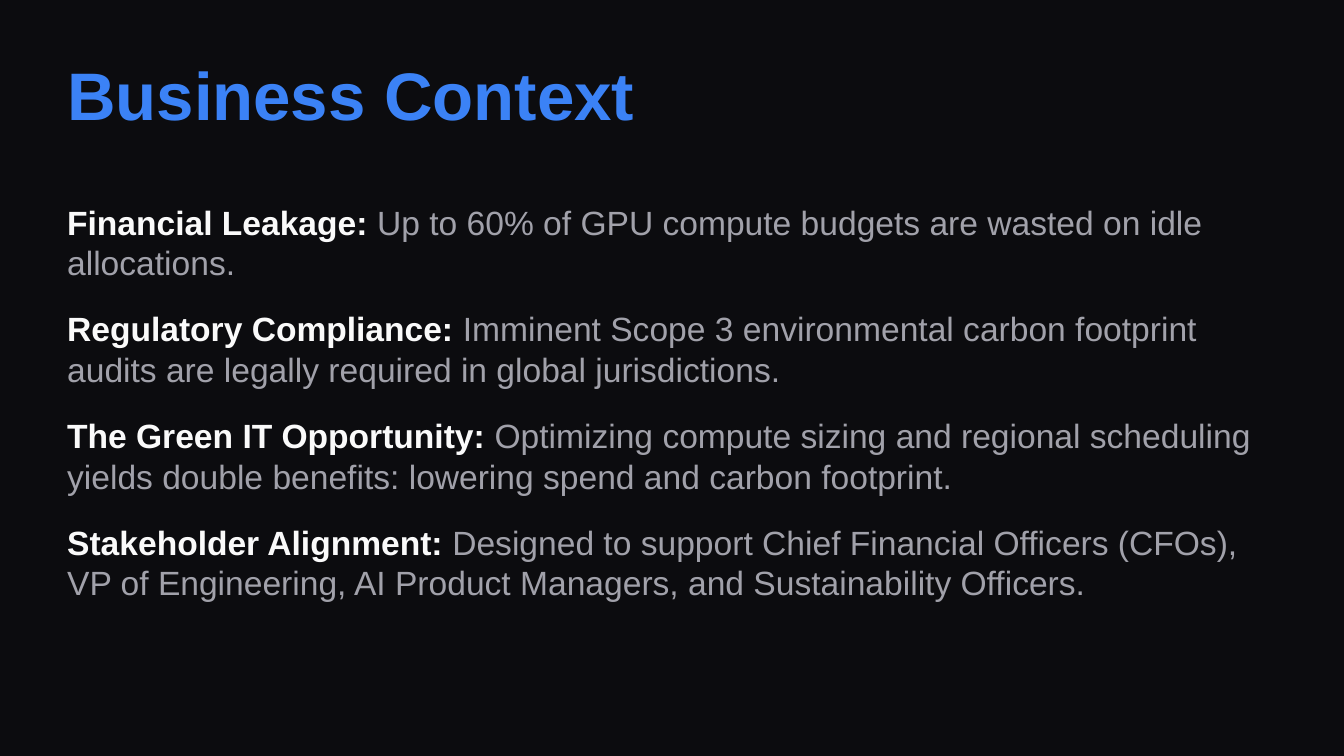
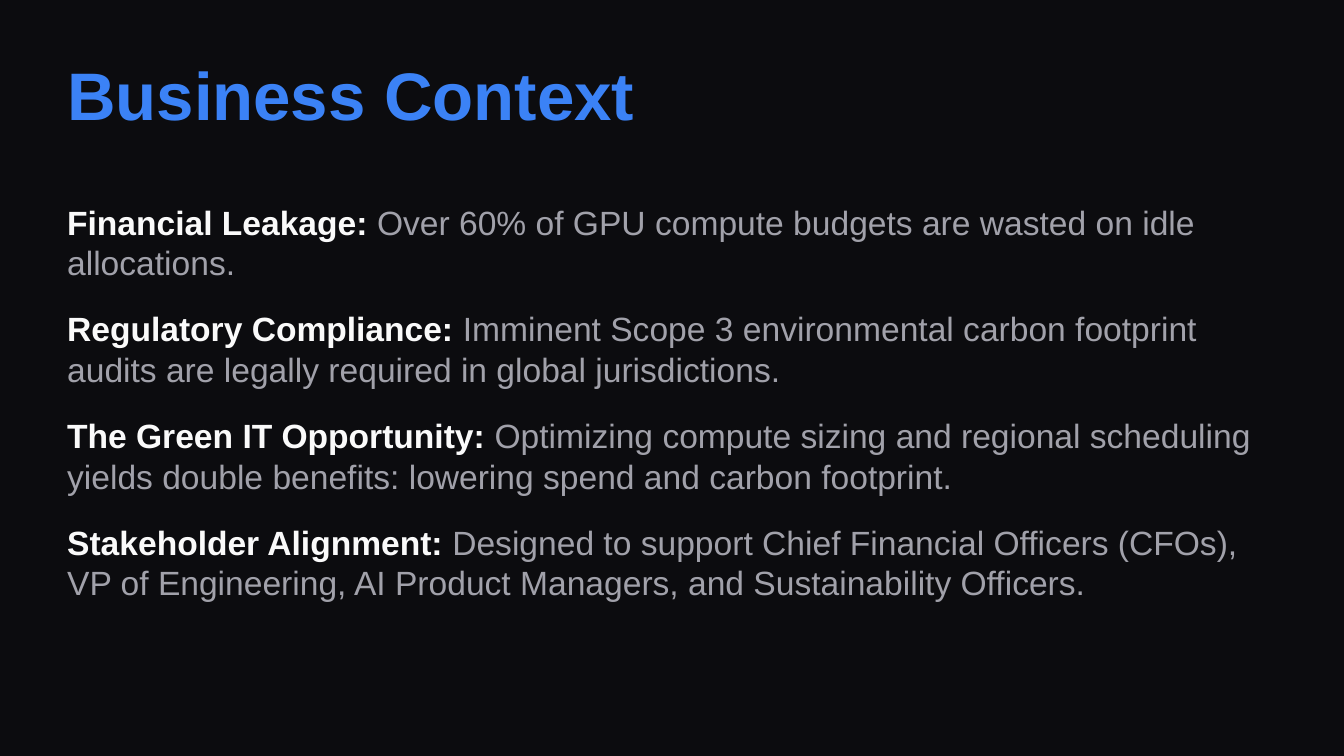
Before and after one commit to Srikanthbanoth7533/aether-gpu-finops, a slide deck: slide 4 of aetherfin_presentation.pptx. Drawn at 1344x756 pixels with LibreOffice and Linux fonts; fonts in the diff are those of the drawing. Boxes give left, top, right and bottom in pixels: in the first picture for what was removed or moved away, otherwise in the second. Text is boxed around its words. In the diff, an @@ line names an element or a change of style, - is before the commit and + after.

```diff
--- a/aetherfin_presentation.pptx
+++ b/aetherfin_presentation.pptx
@@ text at [67,210,1194,276]: text changed @@
-Financial Leakage: Up to 60% of GPU compute budgets are wasted on idle allocations.
+Financial Leakage: Over 60% of GPU compute budgets are wasted on idle allocations.
```
Also in this commit, not shown: 4 other slides changed, 2 slides added, 2 slides removed, 3 other files.
